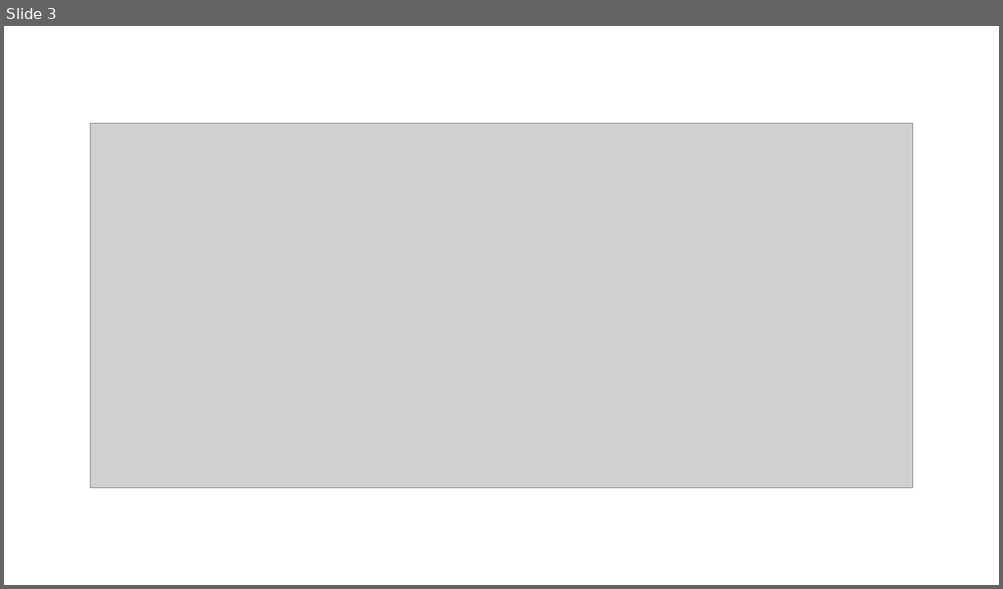
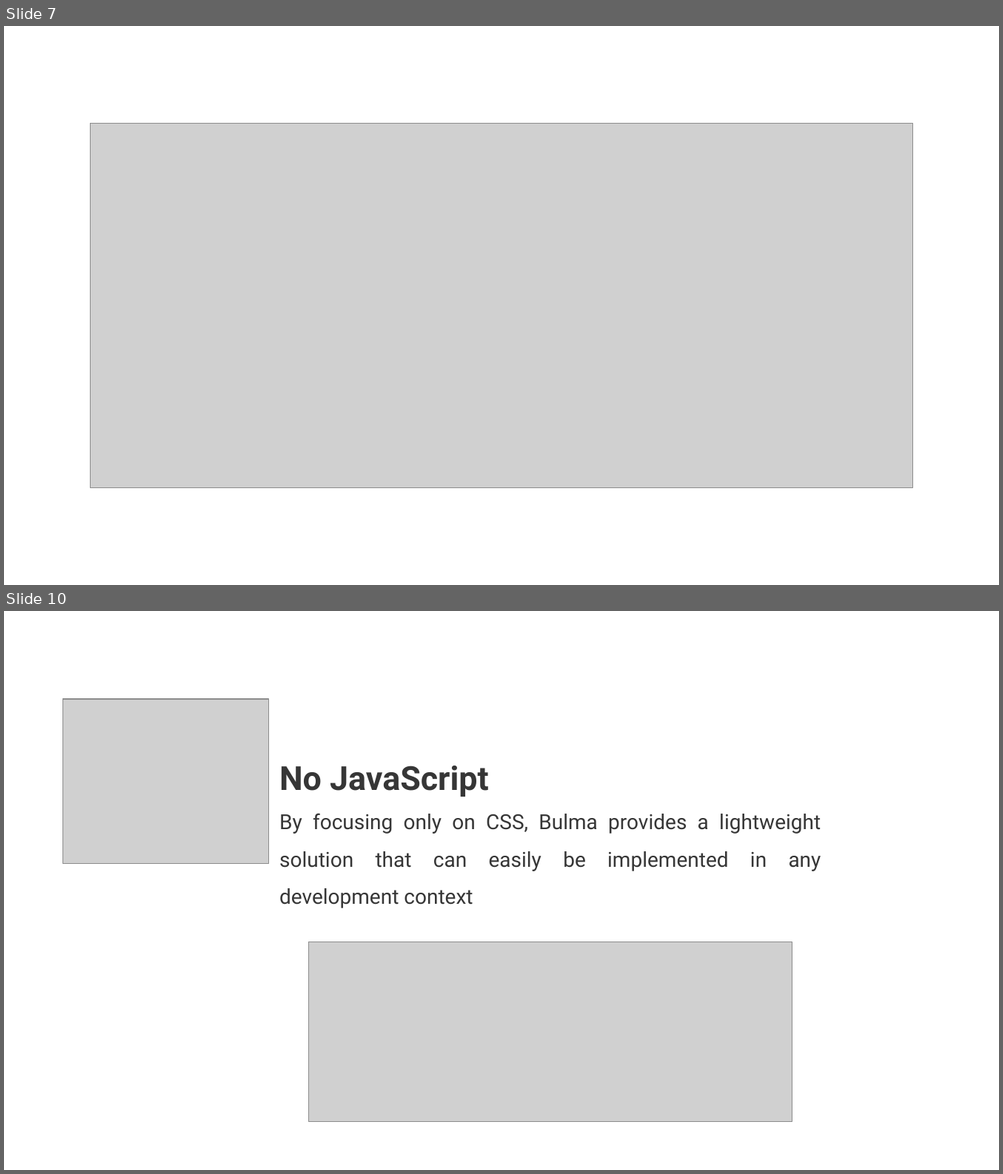
Before and after one commit to myprojectsfile/Learning-Bulma-Course, a slide deck: Course Materials/01- Introduction/01_04 - An Overview of Bulma Framework.pptx. Shown one above the other, each under a label of ours: slide 3 before the commit, slides 7 and 10 after it; the slides between them are not shown. The pictures are 1003x589 and 1003x1174 pixels, drawn with LibreOffice and Linux fonts; fonts in the diff are those of the drawing; grey boxes stand for pictures. Boxes give left, top, right and bottom in pixels: in the first picture for what was removed or moved away, otherwise in the second. Text is boxed around its words. In the diff, an @@ line names an element or a change of style, - is before the commit and + after.

Commit message:
Add some content to Bulma overview Presentation

```diff
--- a/Course Materials/01- Introduction/01_04 - An Overview of Bulma Framework.pptx
+++ b/Course Materials/01- Introduction/01_04 - An Overview of Bulma Framework.pptx
@@ slide 10 added at [4,611,999,1170], background #FFFFFF @@
@@ picture added at [63,699,269,863] @@
@@ text added at [279,766,821,871], 20 pt, text #363636 @@
+No JavaScript
+By focusing only on CSS, Bulma provides a lightweight solution that can easily be implemented in any development context
@@ picture added at [308,943,792,1122] @@
@@ what was slide 3 is now slide 7 @@
```
Also in this commit, not shown: 1 slide changed, 7 other slides added, 4 slides removed, 13 other files.
